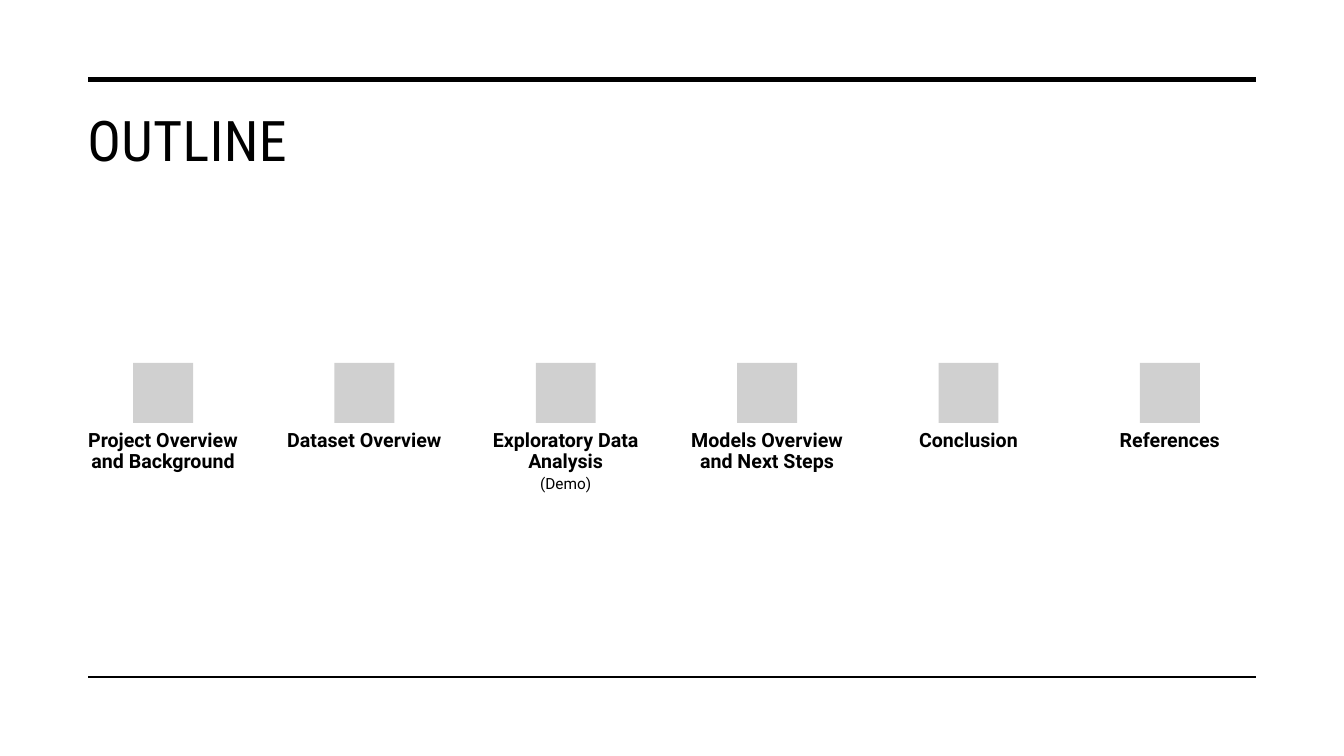
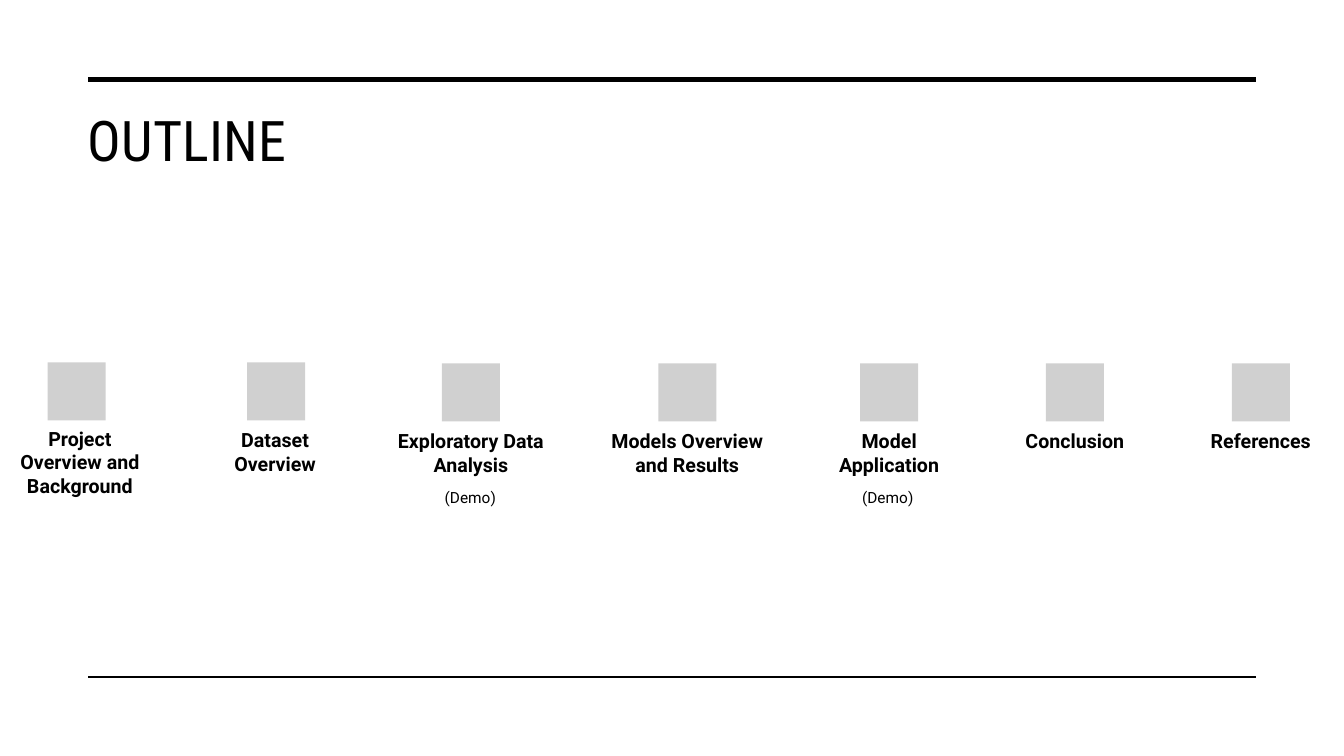
Before and after one commit to DATA-606-2023-FALL-TUESDAY/Whittington_Michael, a slide deck: slide 2 of docs/Final_Presentation - Predictive Analysis for Injury Diagnosis and Localization.pptx. Drawn at 1344x756 pixels with LibreOffice and Linux fonts; fonts in the diff are those of the drawing; grey boxes stand for pictures. Boxes give left, top, right and bottom in pixels: in the first picture for what was removed or moved away, otherwise in the second. Text is boxed around its words. In the diff, an @@ line names an element or a change of style, - is before the commit and + after.

```diff
--- a/docs/Final_Presentation - Predictive Analysis for Injury Diagnosis and Localization.pptx
+++ b/docs/Final_Presentation - Predictive Analysis for Injury Diagnosis and Localization.pptx
@@ picture: place and size @@
-picture at [335,363,395,423]
+picture at [247,363,306,421]
@@ picture: place and size @@
-picture at [536,363,597,423]
+picture at [442,364,500,422]
@@ group removed at [133,363,1201,423]: 4 pictures @@
@@ group added at [47,363,1291,476]: 5 pictures, 1 text @@
+Model Application
@@ text "Project Overview and Background": place and size @@
-text "Project Overview and Background" at [88,432,237,472]
+text "Project Overview and Background" at [20,431,140,497]
@@ line spacing 0.9 to 1 in 6 elements at [445,491,496,507], [1211,433,1311,449], [398,433,543,476], [1025,433,1124,449], [20,431,140,497], [234,433,315,472] @@
@@ text "Dataset Overview": place and size @@
-text "Dataset Overview" at [287,432,441,448]
+text "Dataset Overview" at [234,433,315,472]
@@ text "Exploratory Data Analysis": place and size @@
-text "Exploratory Data Analysis" at [493,432,638,472]
+text "Exploratory Data Analysis" at [398,433,543,476]
@@ text at [611,433,762,473]: text changed @@
-Models Overview and Next Steps
+Models Overview and Results
@@ text "Conclusion": place and size @@
-text "Conclusion" at [919,432,1018,448]
+text "Conclusion" at [1025,433,1124,449]
@@ text "References": place and size @@
-text "References" at [1120,432,1220,448]
+text "References" at [1211,433,1311,449]
@@ text "(Demo)": place and size @@
-text "(Demo)" at [540,477,591,493]
+text "(Demo)" at [445,491,496,507]
@@ text added at [862,491,913,507], 11 pt, text #000000 @@
+(Demo)
```
Also in this commit, not shown: 2 other slides changed, 7 slides added, 4 slides removed.
